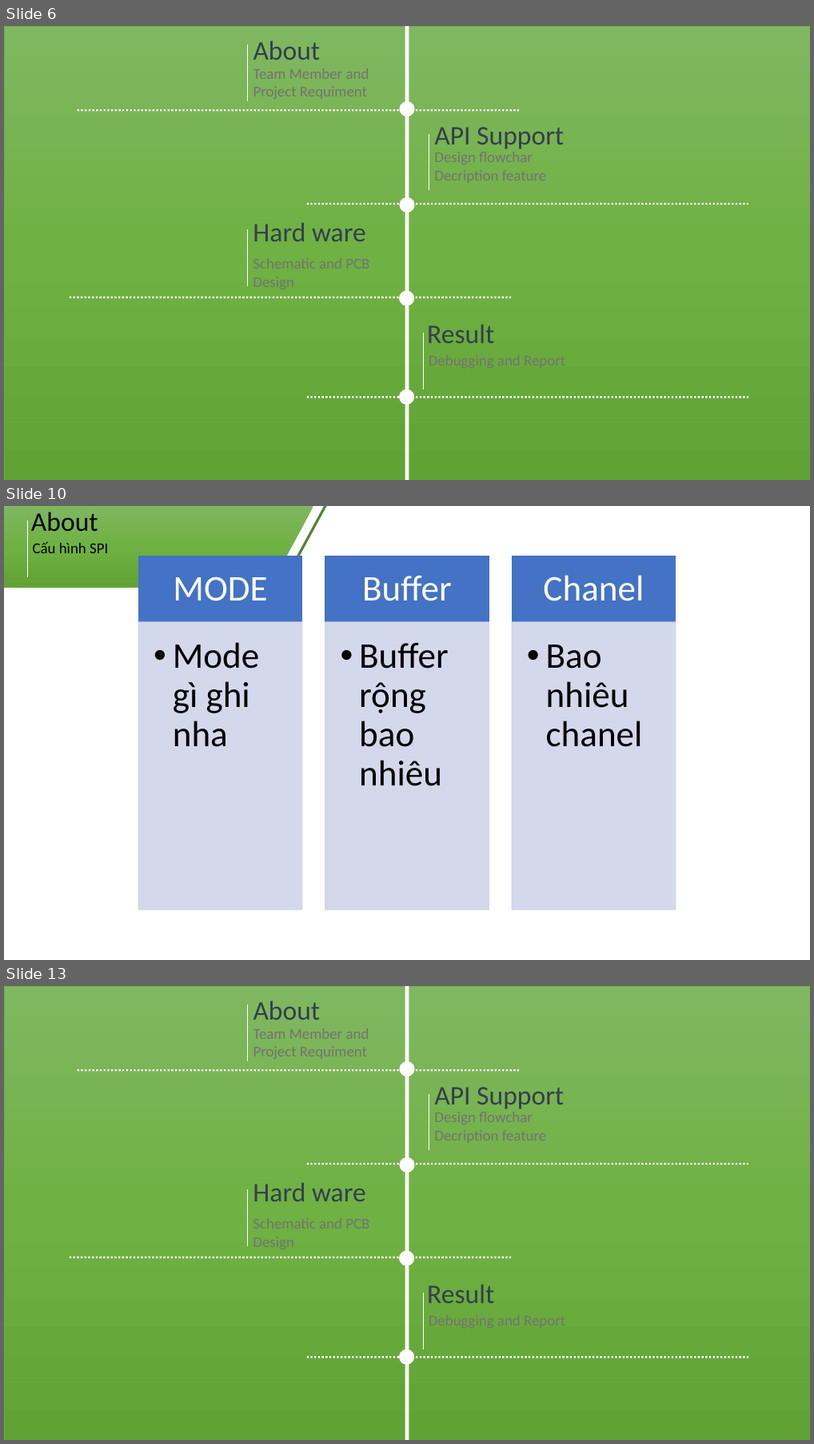
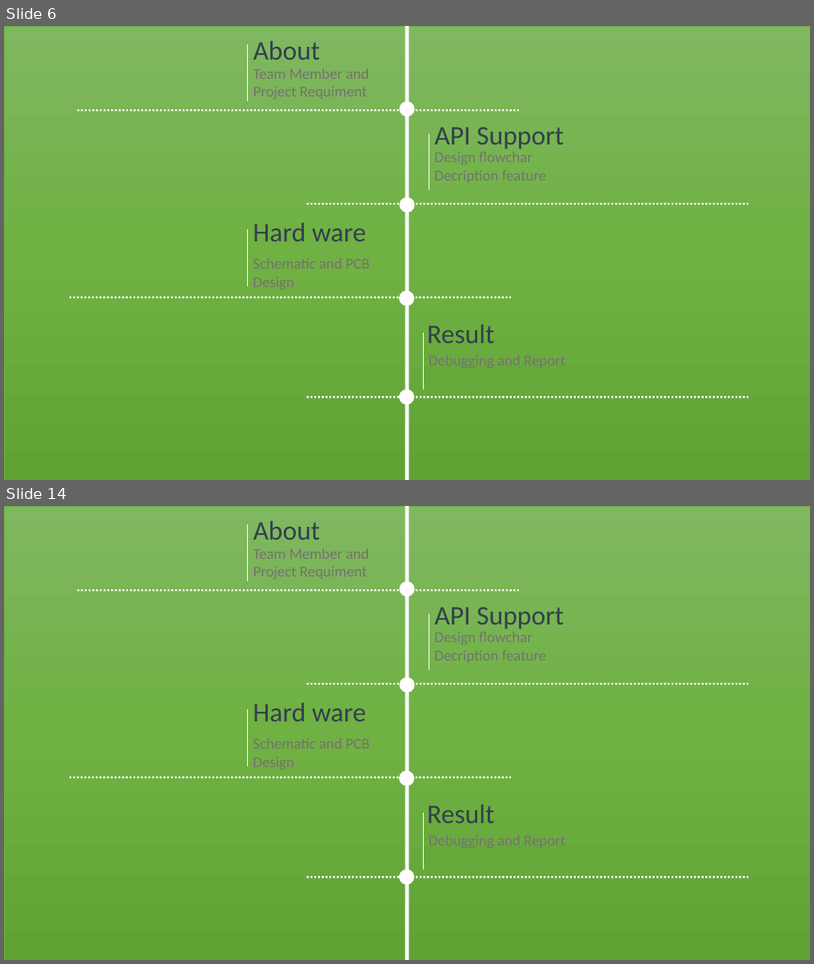
Before and after one commit to hoangphuc-fn/Finally-Assignment-AUTOSAR-, a slide deck: SPIDriver.pptx. Shown one above the other, each under a label of ours: slides 6, 10 and 13 before the commit, slides 6 and 14 after it; the slides between them are not shown. The pictures are 814x1444 and 814x964 pixels, drawn with LibreOffice and Linux fonts; fonts in the diff are those of the drawing. Boxes give left, top, right and bottom in pixels: in the first picture for what was removed or moved away, otherwise in the second. Text is boxed around its words. In the diff, an @@ line names an element or a change of style, - is before the commit and + after.

```diff
--- a/SPIDriver.pptx
+++ b/SPIDriver.pptx
@@ slide 10 removed at (x1=4, y1=506, x2=810, y2=960), background #FFFFFF @@
@@ rectangle removed at (x1=4, y1=506, x2=266, y2=588) @@
@@ line removed from (27, 520) to (27, 577) @@
@@ text removed at (x1=31, y1=512, x2=98, y2=531) @@
-About
@@ parallelogram removed at (x1=222, y1=506, x2=314, y2=588) @@
@@ line removed from (279, 592) to (326, 506) @@
@@ text removed at (x1=33, y1=542, x2=108, y2=553) @@
-Cấu hình SPI
@@ group removed at (x1=139, y1=556, x2=676, y2=909): 6 rectangles, 6 texts @@
-MODE
-  • Mode gì ghi nha
-Buffer
-  • Buffer rộng bao nhiêu
-Chanel
-  • Bao nhiêu chanel
@@ what was slide 13 is now slide 14 @@
```
Also in this commit, not shown: 6 slides changed, 7 slides added, 6 other slides removed.
